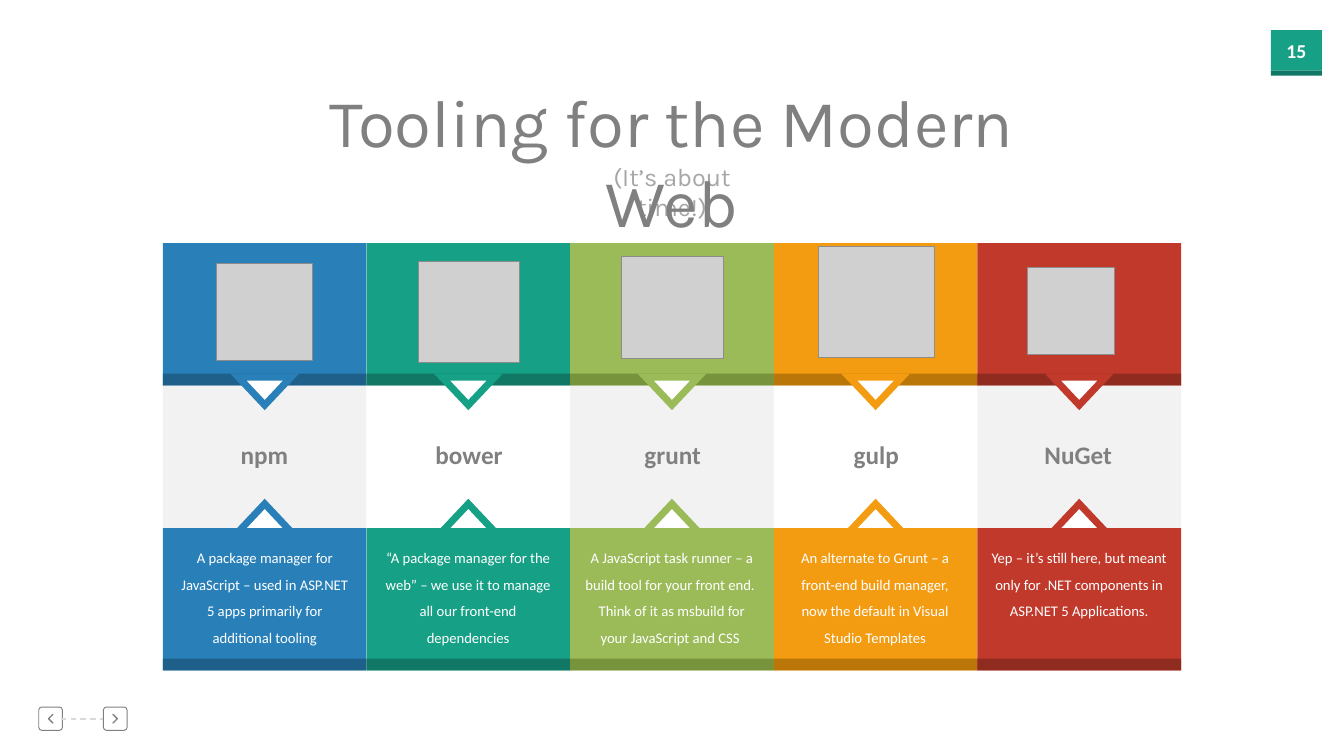
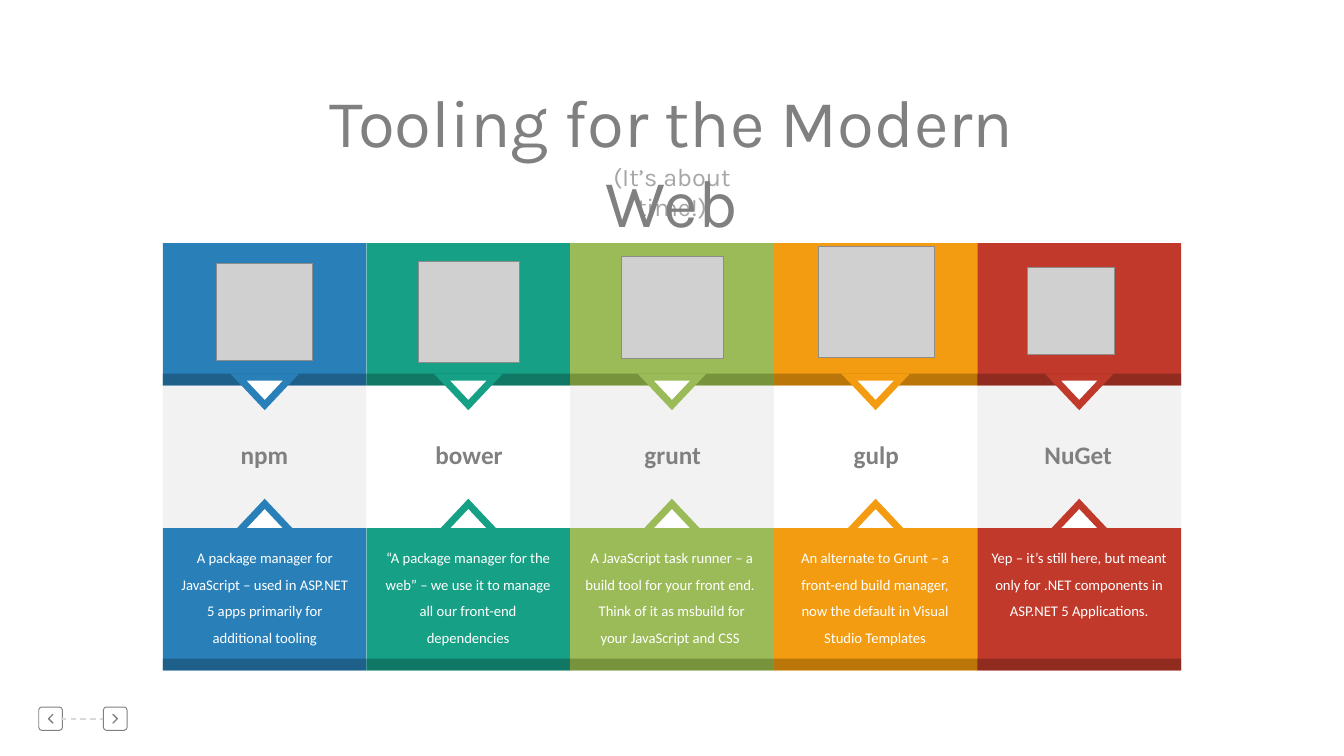
Before and after one commit to cabarney/MvcNextGen, a slide deck: slide 16 of Slides.pptx (slide 15 before the commit). Drawn at 1344x756 pixels with LibreOffice and Linux fonts; fonts in the diff are those of the drawing; grey boxes stand for pictures. Boxes give left, top, right and bottom in pixels: in the first picture for what was removed or moved away, otherwise in the second. Text is boxed around its words. In the diff, an @@ line names an element or a change of style, - is before the commit and + after.

```diff
--- a/Slides.pptx
+++ b/Slides.pptx
@@ rectangle removed at (x1=1271, y1=30, x2=1323, y2=71) @@
@@ page number removed at (x1=1286, y1=45, x2=1306, y2=58) @@
-15
@@ rectangle removed at (x1=1271, y1=71, x2=1323, y2=76) @@
```
Also in this commit, not shown: 13 other slides changed, 7 slides added, 3 slides removed, 27 other files.
